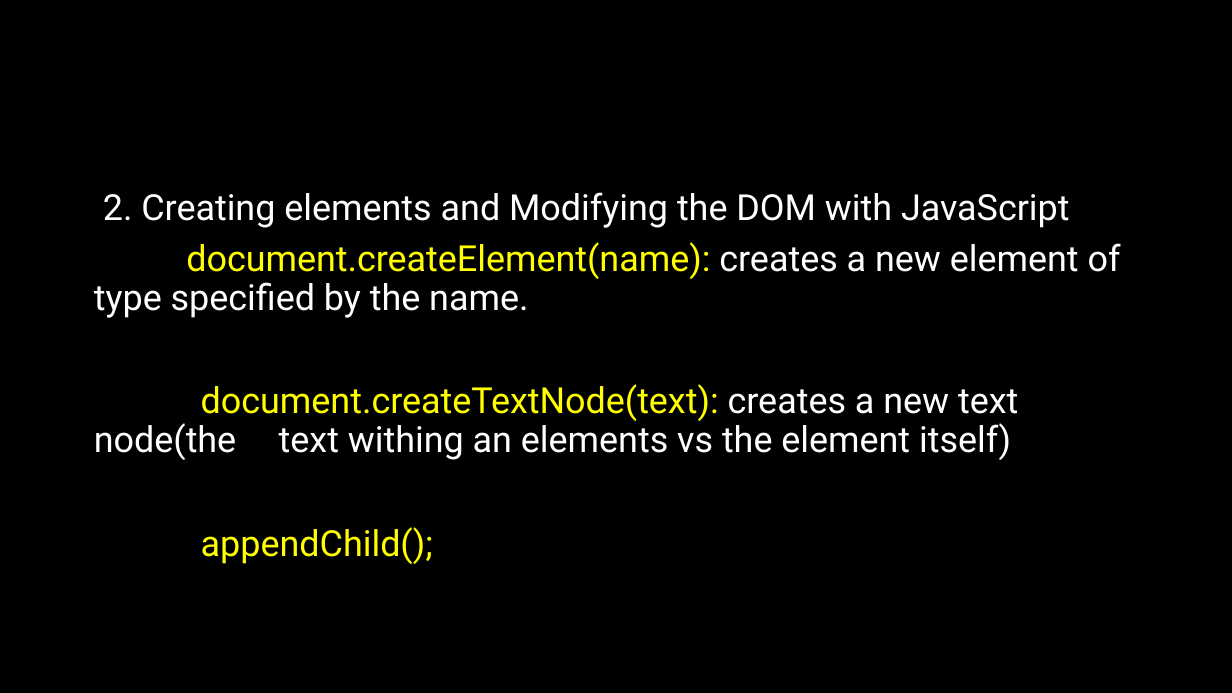
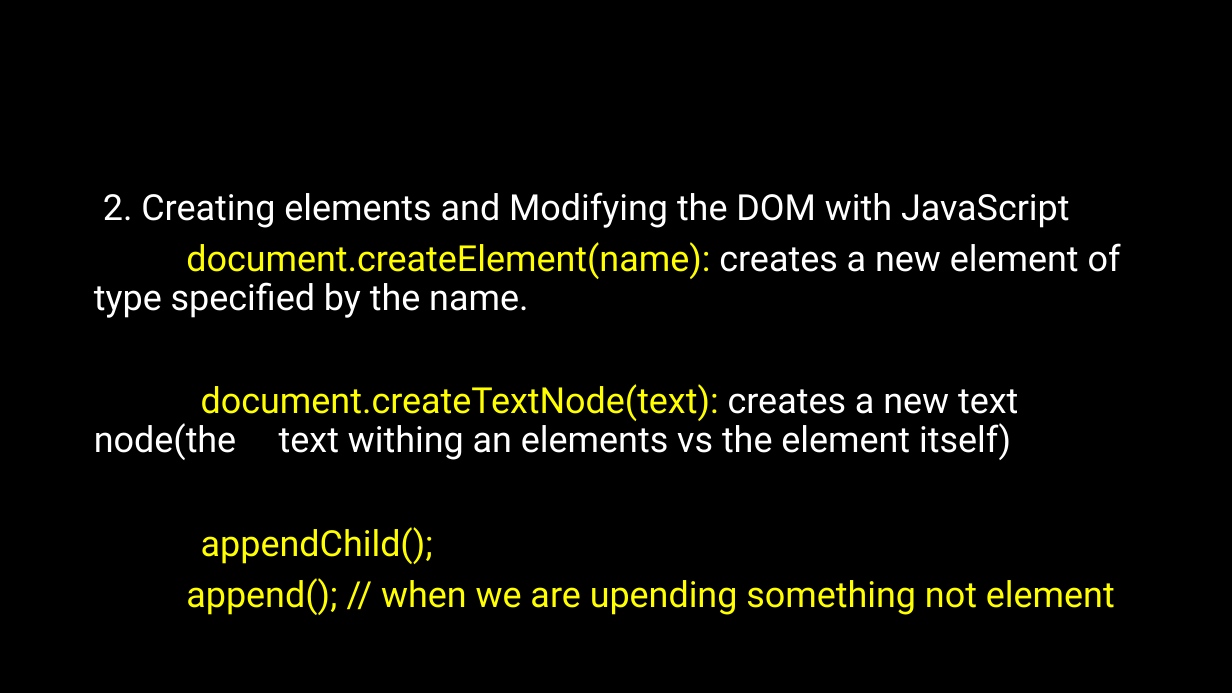
Before and after one commit to natiquekeyin/spring2025, a slide deck: slide 11 of FrontEnd/Week5/Week 5.pptx. Drawn at 1232x693 pixels with LibreOffice and Linux fonts; fonts in the diff are those of the drawing. Boxes give left, top, right and bottom in pixels: in the first picture for what was removed or moved away, otherwise in the second. Text is boxed around its words. In the diff, an @@ line names an element or a change of style, - is before the commit and + after.

```diff
--- a/FrontEnd/Week5/Week 5.pptx
+++ b/FrontEnd/Week5/Week 5.pptx
@@ text at box(186, 578, 1115, 615): paragraph added @@
+append(); // when we are upending something not element
```
Also in this commit, not shown: 2 other slides changed, 9 other files.
